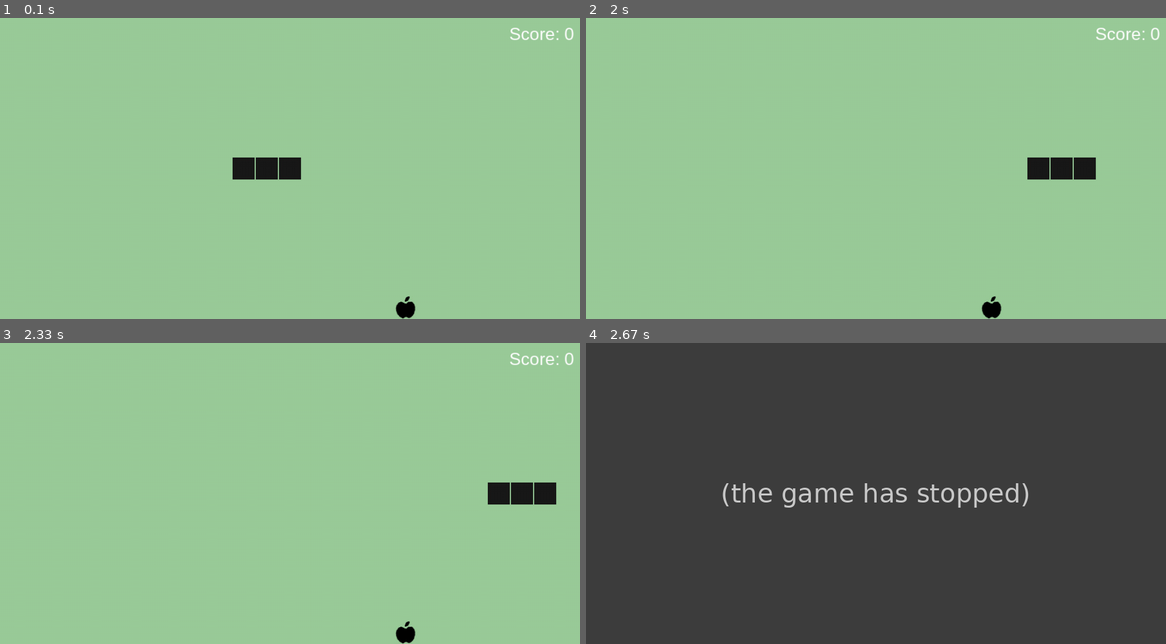
Above: before the commit, frames 1-4 (two rows, left to right).
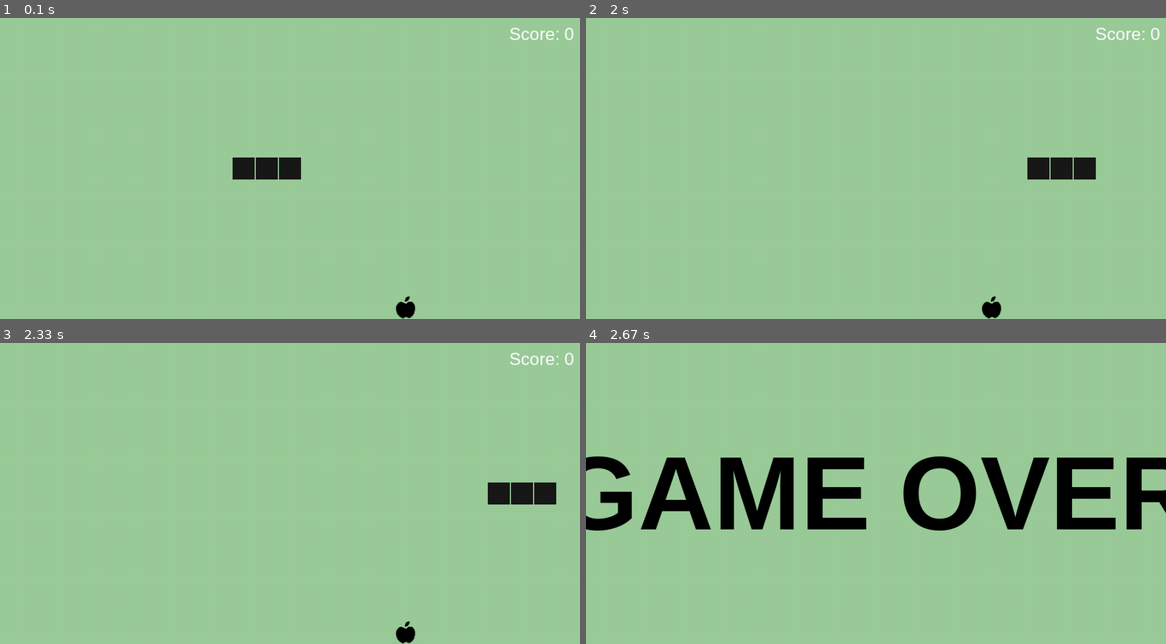
Above: after the commit, the same moments.

Repository: carlosjasso/pygame-snake
Game: pygame game, started from snake_game/main.py
Two runs of this game, one before a commit and one after it. Both use one fixed random seed, a clock stepped at 60 frames per second and the inputs below.
Inputs:
- Up to frame 1 (0.1 s): no input
- Up to frame 2 (2 s): no input
- Up to frame 3 (2.33 s): no input
- Up to frame 4 (2.67 s): no input

Frames 1-3 are identical in both runs. In frame 4, 100% of the frame differs, in the area x 0-100%, y 0-100%.
Before the commit the program exited at 2.6 s; later frames show no game.

Commit message:
Added game over logic

Diff:
--- a/snake_game/game.py
+++ b/snake_game/game.py
@@ -6,7 +6,7 @@
 from display import Display
 from utils.enum import SnakeDirection, DisplayEvent, SnakeEvent
 from utils.types import SpritePosition
-from sprites import Apple, Score
+from sprites import Apple, Score, GameOver
 
 class Game:
     #region Attributes & Properties
@@ -79,7 +79,7 @@
         while self._running:
             match self.snake.slither(self.apple.position, self._next_direction):
                 case SnakeEvent.MOVED: self._snake_did_move()
-                case SnakeEvent.CRASHED: self._running = False
+                case SnakeEvent.CRASHED: self._snake_crashed()
                 case SnakeEvent.HIT_APPLE: self._snake_hit_apple()
 
     def _snake_did_move(self):
@@ -93,6 +93,11 @@
         self.score.increase()
         self._snake_did_move()
 
+    def _snake_crashed(self):
+        self._running = False
+        self.display.draw_sprites([GameOver(self.config.window.WINDOW_SIZE)])
+        sleep(10)
+
     def _spawn_sprites(self):
         self.display.draw_sprites([self.apple, *self.snake.blocks, self.score])
         sleep(self._delay)
--- a/snake_game/sprites/__init__.py
+++ b/snake_game/sprites/__init__.py
@@ -2,3 +2,4 @@
 from .block import Block
 from .apple import Apple
 from .score import Score
+from .game_over import GameOver
--- /dev/null
+++ b/snake_game/sprites/game_over.py
@@ -0,0 +1,21 @@
+import pygame
+from pygame.font import Font
+from sprites import Sprite
+from utils.types import Color, WindowSize, SpritePosition
+
+class GameOver(Sprite):
+    _font : Font
+    _field : WindowSize
+
+    @property
+    def font_color(self):
+        return Color(0, 0, 0) # HEX color #ffffff
+
+    def __init__(self, window_size: WindowSize) -> None:
+        super().__init__(None)
+        self._field = window_size
+        self._font = pygame.font.SysFont("arial", 180, bold=True)
+        self.surface = self._font.render("GAME OVER", True, self.font_color)
+        self.position = SpritePosition(
+            X = (window_size.WIDTH - self.width) / 2,
+            Y = (window_size.HEIGHT - self.height) / 2)
